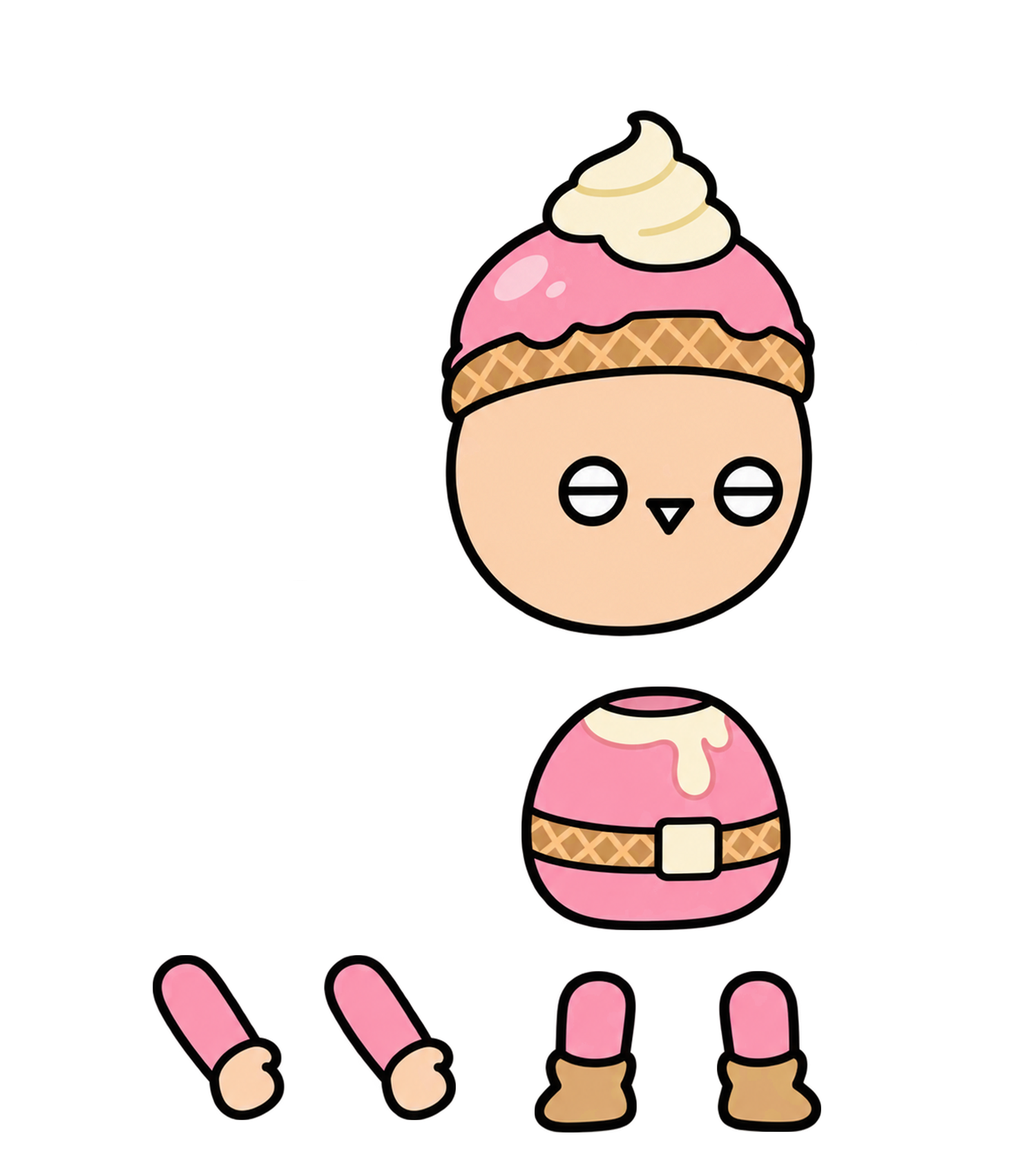
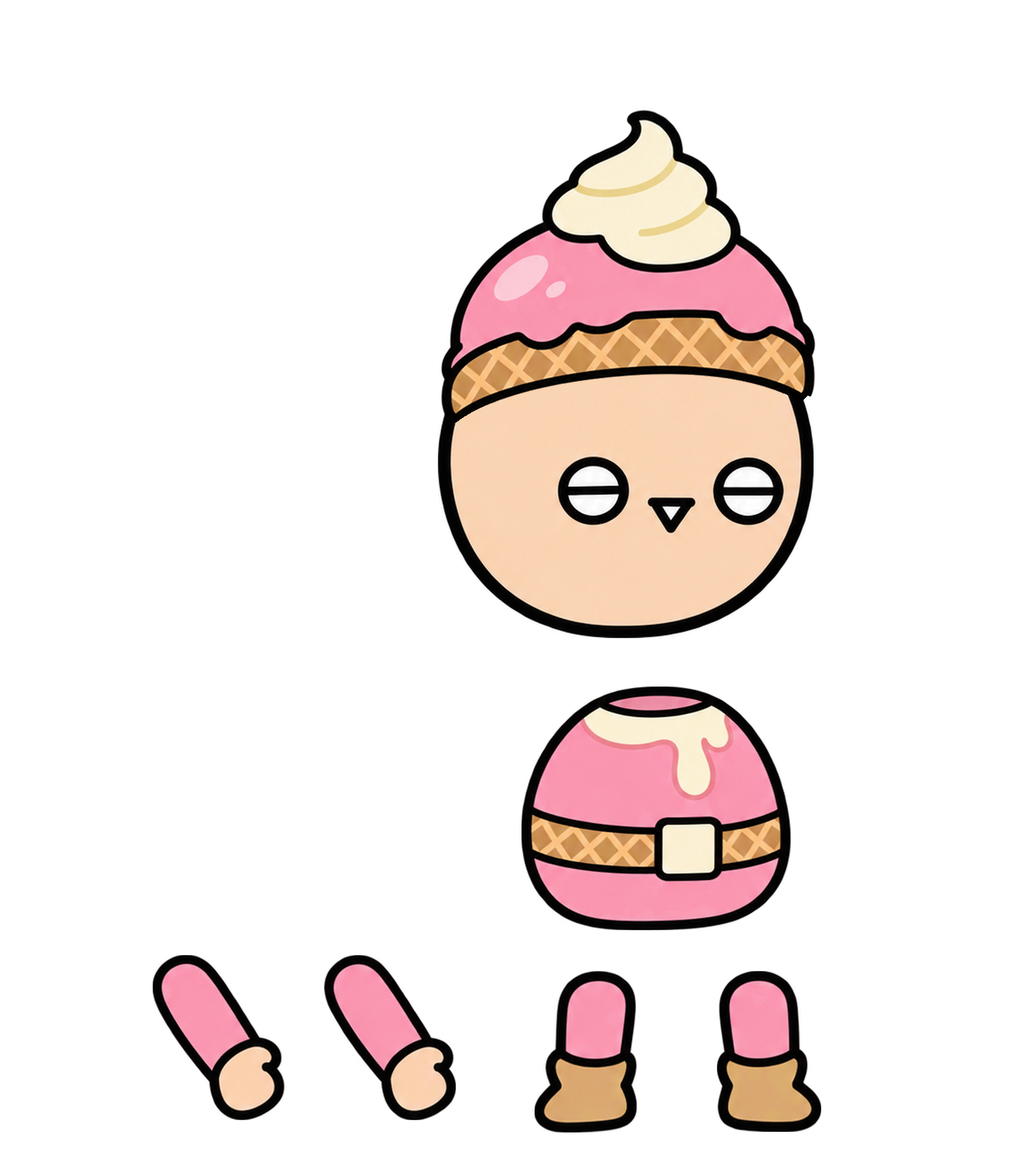
Before/after of a 1036px x 1174px layered artwork. What changed in the layer stack:
painted on "머리" over [295, 296, 814, 639]
